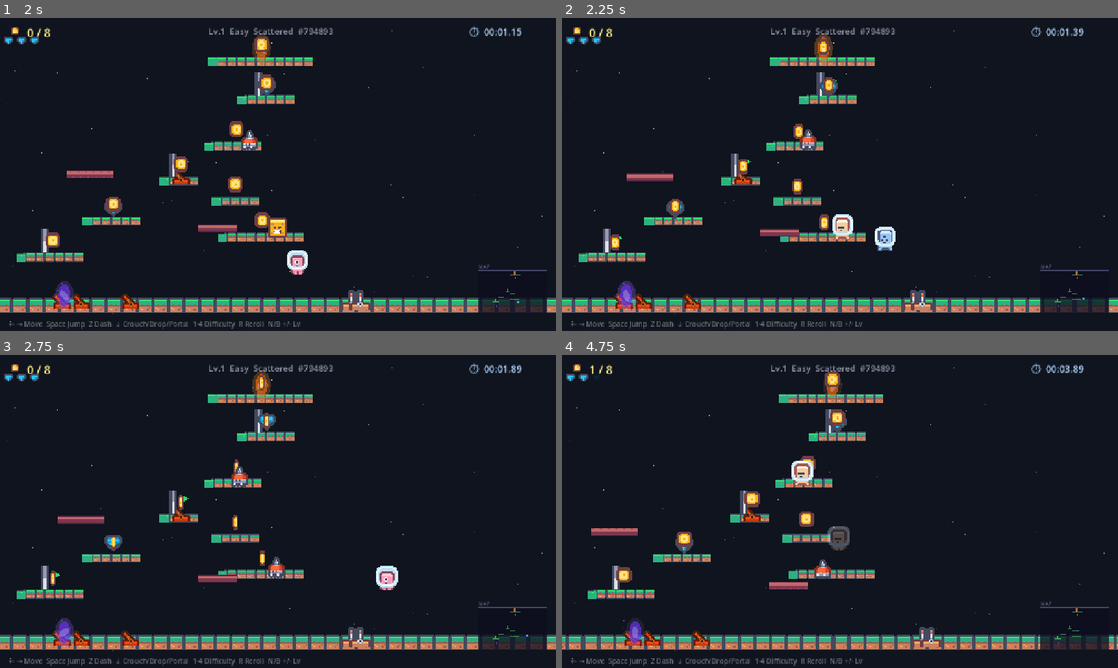
Above: before the commit, frames 1-4 (two rows, left to right).
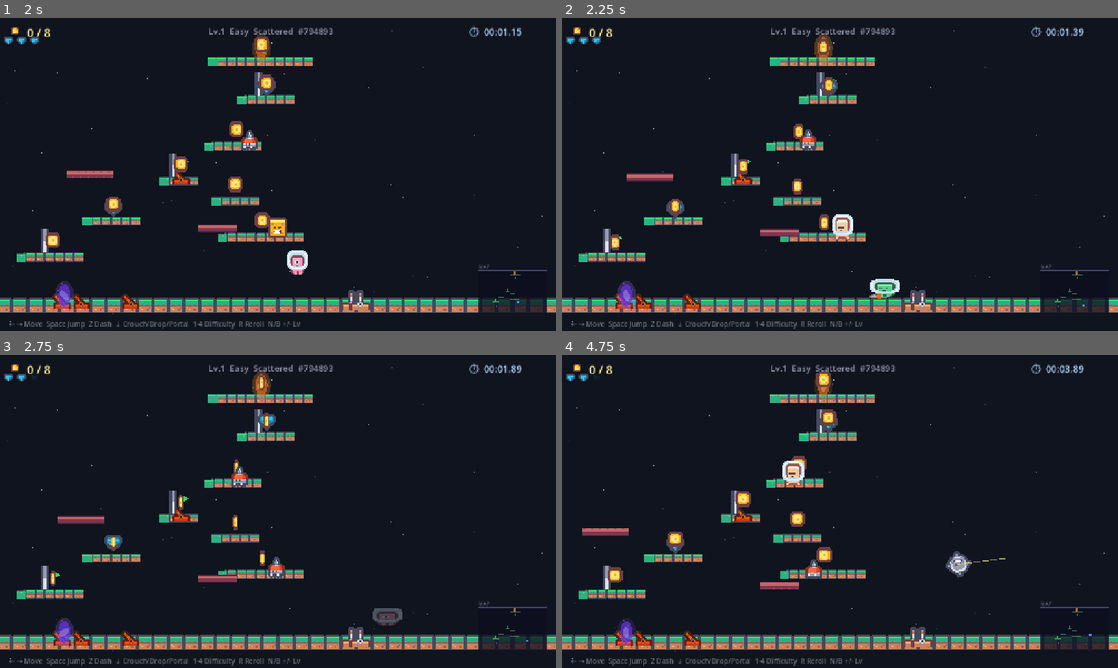
Above: after the commit, the same moments.

Repository: whereissam/SimpleJumper
Game: Godot game, scene res://scenes/TitleScreen.tscn
Same seed, same stepped clock (60 frames per second), same inputs: the game is played once before the commit and once after it.
Inputs (mouse positions are in pixels of both pictures, inside the frame that each line leads up to):
- Up to frame 1 (2 s): tap Enter (ui_accept) at 0.5, 0.77, 1.07 s; move the mouse to (400, 158) at 0.52 s; hold Right (ui_right) 0.53-1.25 s; tap Z (dash) at 0.6 s; click (400, 158) at 0.67 s; tap C (grapple, bound only after the commit) at 0.8 s; drag from (166, 190) to (361, 299) at 1.27 s
- Up to frame 2 (2.25 s): move the mouse to (895, 105) at 2.02 s; hold Right (ui_right) from 2.03 s (still down); hold Enter (ui_accept) from 2.03 s (still down); tap X (ground_pound, bound only after the commit) at 2.1 s; click (895, 105) at 2.17 s
- Up to frame 3 (2.75 s): keep holding Right (ui_right); keep holding Enter (ui_accept)
- Up to frame 4 (4.75 s): release Right (ui_right) at 2.75 s; release Enter (ui_accept) at 2.75 s; drag from (812, 574) to (923, 636) at 2.77 s; move the mouse to (1006, 558) at 3.52 s; hold Left (ui_left) 3.53-4.25 s; tap Z (dash) at 3.6 s; click (1006, 558) at 3.67 s; tap Enter (ui_accept) at 3.77, 4.07 s; tap C (grapple, bound only after the commit) at 3.8 s; drag from (673, 464) to (645, 636) at 4.27 s

Frame 1 is identical in both runs. In frame 2, 0.5% of the frame differs, in the area x 55-94%, y 66-93%; in frame 3, 0.6%; in frame 4, 7.3%, in the area x 0-100%, y 3-94%.

Commit message:
feat: add grapple hook, glider, wall climb, ground pound
New movement mechanics:
- Grappling hook (C): aim with mouse, pull toward target within
  350px range, visual rope line
- Glider: hold Jump while falling to float at 60px/s max fall speed
- Wall climb: hold Up while wall sliding to climb upward at 100px/s
- Ground pound (X in air): slam down at 800px/s, kills nearby
  enemies on landing with shockwave particles

Each has distinct visual feedback: glider spreads sprite wide,
ground pound spins, grapple tilts toward target.
Updated pause menu with all new controls.

Co-Authored-By: Claude Opus 4.6 (1M context) <noreply@anthropic.com>

Diff:
--- a/project.godot
+++ b/project.godot
@@ -40,6 +40,16 @@
 "events": [Object(InputEventKey,"resource_local_to_scene":false,"resource_name":"","device":-1,"window_id":0,"alt_press …(190 unchanged characters)…
 ]
 }
+ground_pound={
+"deadzone": 0.2,
+"events": [Object(InputEventKey,"resource_local_to_scene":false,"resource_name":"","device":-1,"window_id":0,"alt_pressed":false,"shift_pressed":false,"ctrl_pressed":false,"meta_pressed":false,"pressed":false,"keycode":0,"physical_keycode":88,"key_label":0,"unicode":0,"location":0,"echo":false,"script":null)
+]
+}
+grapple={
+"deadzone": 0.2,
+"events": [Object(InputEventKey,"resource_local_to_scene":false,"resource_name":"","device":-1,"window_id":0,"alt_pressed":false,"shift_pressed":false,"ctrl_pressed":false,"meta_pressed":false,"pressed":false,"keycode":0,"physical_keycode":67,"key_label":0,"unicode":0,"location":0,"echo":false,"script":null)
+]
+}
 
 [rendering]
 
--- a/scripts/Effects.gd
+++ b/scripts/Effects.gd
@@ -196,9 +196,13 @@
 		["Jump", "Space / Up Arrow"],
 		["Double Jump", "Jump again in air"],
 		["Dash", "Z"],
+		["Ground Pound", "X (in air)"],
+		["Grapple", "C (aim with mouse)"],
+		["Glide", "Hold Jump while falling"],
 		["Crouch", "Hold Down Arrow"],
 		["Drop Through", "Tap Down on platform"],
 		["Wall Slide", "Hold toward wall in air"],
+		["Wall Climb", "Up while wall sliding"],
 		["Wall Jump", "Jump while wall sliding"],
 		["Portal", "Down Arrow near portal"],
 		["Zoom", "Scroll Wheel"],
--- a/scripts/Player.gd
+++ b/scripts/Player.gd
@@ -18,9 +18,21 @@
 const LONG_DASH_LEVEL   := 10  # Unlock longer dash at level 10
 const LONG_DASH_DURATION := 0.25
 
-# ── Wall Jump ────────────────────────────────────────────────────────────────
+# ── Wall Jump / Climb ────────────────────────────────────────────────────────
 const WALL_SLIDE_SPEED := 120.0
 const WALL_JUMP_VEL    := Vector2(380.0, -480.0)
+const WALL_CLIMB_SPEED := -100.0
+
+# ── Glider ───────────────────────────────────────────────────────────────────
+const GLIDE_FALL_SPEED := 60.0
+const GLIDE_H_BOOST    := 1.3
+
+# ── Grapple ──────────────────────────────────────────────────────────────────
+const GRAPPLE_SPEED    := 600.0
+const GRAPPLE_RANGE    := 350.0
+
+# ── Ground Pound ─────────────────────────────────────────────────────────────
+const GROUND_POUND_SPEED := 800.0
 
 # ── State ────────────────────────────────────────────────────────────────────
 var jumps_left     := 2
@@ -34,8 +46,20 @@
 var dash_dir       := 1
 var is_dashing     := false
 
-# Wall jump
+# Wall jump / climb
 var is_wall_sliding := false
+var is_wall_climbing := false
+
+# Glider
+var is_gliding := false
+
+# Grapple
+var is_grappling := false
+var grapple_target := Vector2.ZERO
+var grapple_line : Line2D
+
+# Ground pound
+var is_ground_pounding := false
 
 # Drop-through
 var drop_timer     := 0.0
@@ -92,6 +116,7 @@
 signal player_died
 signal shield_changed(has: bool)
 signal combo_changed(count: int, multiplier: float)
+signal ground_pound_landed(pos: Vector2)
 
 func apply_unlocks(highest_level: int) -> void:
 	if highest_level >= TRIPLE_JUMP_LEVEL:
@@ -173,24 +198,80 @@
 		jumps_left   = max_jumps
 		coyote_timer = 0.13
 		is_wall_sliding = false
+		is_gliding = false
+		if is_grappling:
+			_end_grapple()
 	else:
 		velocity.y  += GRAVITY * delta
 		coyote_timer = maxf(coyote_timer - delta, 0.0)
 
-	# ── Wall slide ────────────────────────────────────────────────────────
+	# ── Ground pound (X in air) ───────────────────────────────────────────
+	if not is_on_floor() and not is_ground_pounding and Input.is_action_just_pressed("ground_pound"):
+		is_ground_pounding = true
+		velocity.x = 0.0
+		velocity.y = GROUND_POUND_SPEED
+		is_gliding = false
+		is_grappling = false
+	if is_ground_pounding:
+		velocity.y = GROUND_POUND_SPEED
+		if is_on_floor():
+			is_ground_pounding = false
+			camera_shake(6.0, 0.15)
+			_spawn_landing_ring()
+			Audio.play("land", -2.0)
+			ground_pound_landed.emit(global_position + Vector2(0, 20))
+
+	# ── Grapple (C key, aim toward mouse) ─────────────────────────────────
+	if Input.is_action_just_pressed("grapple") and not is_grappling:
+		var mouse := get_global_mouse_position()
+		var dist := global_position.distance_to(mouse)
+		if dist <= GRAPPLE_RANGE:
+			is_grappling = true
+			grapple_target = mouse
+			is_gliding = false
+			if not grapple_line:
+				grapple_line = Line2D.new()
+				grapple_line.width = 2.0
+				grapple_line.default_color = Color(0.8, 0.8, 0.4, 0.8)
+				grapple_line.z_index = 5
+				get_parent().add_child(grapple_line)
+	if is_grappling:
+		var dir_to_target := (grapple_target - global_position).normalized()
+		velocity = dir_to_target * GRAPPLE_SPEED
+		if grapple_line:
+			grapple_line.clear_points()
+			grapple_line.add_point(global_position)
+			grapple_line.add_point(grapple_target)
+		if global_position.distance_to(grapple_target) < 20.0 or is_on_floor() or is_on_wall():
+			_end_grapple()
+
+	# ── Wall slide / Wall climb ───────────────────────────────────────────
 	var was_wall_sliding := is_wall_sliding
 	is_wall_sliding = false
-	if not is_on_floor() and is_on_wall():
+	is_wall_climbing = false
+	if not is_on_floor() and is_on_wall() and not is_grappling:
 		var dir := Input.get_axis("ui_left", "ui_right")
 		if (dir > 0.0 and _wall_on_right()) or (dir < 0.0 and _wall_on_left()):
 			is_wall_sliding = true
 			velocity.y = minf(velocity.y, WALL_SLIDE_SPEED)
 			jumps_left = 1
+			# Wall climb: hold Up while wall sliding
+			if Input.is_action_pressed("ui_up"):
+				is_wall_climbing = true
+				velocity.y = WALL_CLIMB_SPEED
 	# Wall slide sound
 	if is_wall_sliding and not was_wall_sliding:
 		Audio.play_loop("wall_slide", -14.0)
 	elif not is_wall_sliding and was_wall_sliding:
 		Audio.stop_loop()
+
+	# ── Glider (hold jump while falling) ──────────────────────────────────
+	var want_glide := not is_on_floor() and velocity.y > 0 and not is_wall_sliding \
+		and not is_dashing and not is_ground_pounding and not is_grappling \
+		and (Input.is_action_pressed("ui_accept") or Input.is_action_pressed("ui_up"))
+	is_gliding = want_glide
+	if is_gliding:
+		velocity.y = minf(velocity.y, GLIDE_FALL_SPEED)
 
 	# ── Jump input buffer ─────────────────────────────────────────────────
 	if Input.is_action_just_pressed("ui_accept") \
@@ -356,6 +437,9 @@
 	velocity   = Vector2.ZERO
 	jumps_left = max_jumps
 	invincible = INVINCIBLE_AFTER_RESPAWN
+	is_ground_pounding = false
+	is_gliding = false
+	_end_grapple()
 	set_physics_process(true)
 	player_died.emit()
 	hp_changed.emit(hp)
@@ -372,6 +456,12 @@
 
 func grant_speed_boost(duration: float) -> void:
 	speed_boost = duration
+
+func _end_grapple() -> void:
+	is_grappling = false
+	if grapple_line:
+		grapple_line.queue_free()
+		grapple_line = null
 
 func add_combo() -> float:
 	## Increments combo, resets timer, returns current multiplier.
@@ -463,11 +553,29 @@
 	var asp := anim as AnimatedSprite2D
 	var suffix := "_right" if facing > 0 else "_left"
 
-	if is_wall_sliding:
+	if is_ground_pounding:
+		asp.play("fall" + suffix)
+		asp.scale = Sprites.SCALE_CHAR
+		asp.rotation += 0.5  # Fast spin
+	elif is_grappling:
+		asp.play("jump" + suffix)
+		asp.scale = Sprites.SCALE_CHAR
+		# Tilt toward grapple target
+		var angle_to := global_position.angle_to_point(grapple_target)
+		asp.rotation = lerp_angle(asp.rotation, angle_to + PI, 0.2)
+	elif is_wall_climbing:
 		asp.play("wall" + suffix)
 		asp.scale = Sprites.SCALE_CHAR
-		# Tilt toward the wall
+		asp.rotation = 0.0
+	elif is_wall_sliding:
+		asp.play("wall" + suffix)
+		asp.scale = Sprites.SCALE_CHAR
 		asp.rotation = 0.2 if facing > 0 else -0.2
+	elif is_gliding:
+		asp.play("fall" + suffix)
+		# Spread wide, flatten vertically = parachute look
+		asp.scale = Vector2(Sprites.SCALE_CHAR.x * 1.4, Sprites.SCALE_CHAR.y * 0.7)
+		asp.rotation = 0.0
 	elif not is_on_floor():
 		if velocity.y < 0:
 			asp.play("jump" + suffix)
--- a/scripts/World.gd
+++ b/scripts/World.gd
@@ -226,6 +226,7 @@
 	player_node.player_died.connect(_on_player_died)
 	player_node.shield_changed.connect(_on_shield_changed)
 	player_node.combo_changed.connect(_on_combo_changed)
+	player_node.ground_pound_landed.connect(_on_ground_pound)
 
 	var hud := Bld.make_hud(self, total_coins, level, current_level)
 	score_label  = hud["score_label"]
@@ -672,6 +673,27 @@
 	if shield_icon:
 		shield_icon.visible = has
 
+func _on_ground_pound(pos: Vector2) -> void:
+	# Kill enemies within radius
+	var radius := Player.GROUND_POUND_SPEED * 0.1  # ~80px
+	var killed := 0
+	for enemy in patrol_enemies.duplicate():
+		if is_instance_valid(enemy) and enemy.global_position.distance_to(pos) < radius:
+			_kill_enemy(enemy)
+			killed += 1
+	for enemy in jumping_enemies.duplicate():
+		if is_instance_valid(enemy) and enemy.global_position.distance_to(pos) < radius:
+			_kill_enemy(enemy)
+			killed += 1
+	for enemy in flying_enemies.duplicate():
+		if is_instance_valid(enemy) and enemy.global_position.distance_to(pos) < radius:
+			_kill_enemy(enemy)
+			killed += 1
+	if killed > 0:
+		player_node.add_combo()
+		Audio.play("stomp", -2.0, 0.7)
+	Effects.spawn_burst(self, pos, Color(1.0, 0.6, 0.2), 16, 100.0, 0.4, particle_pool)
+
 func _on_combo_changed(count: int, multiplier: float) -> void:
 	if count < 2:
 		combo_label.visible = false
Not shown, changed: docs/todo.md
